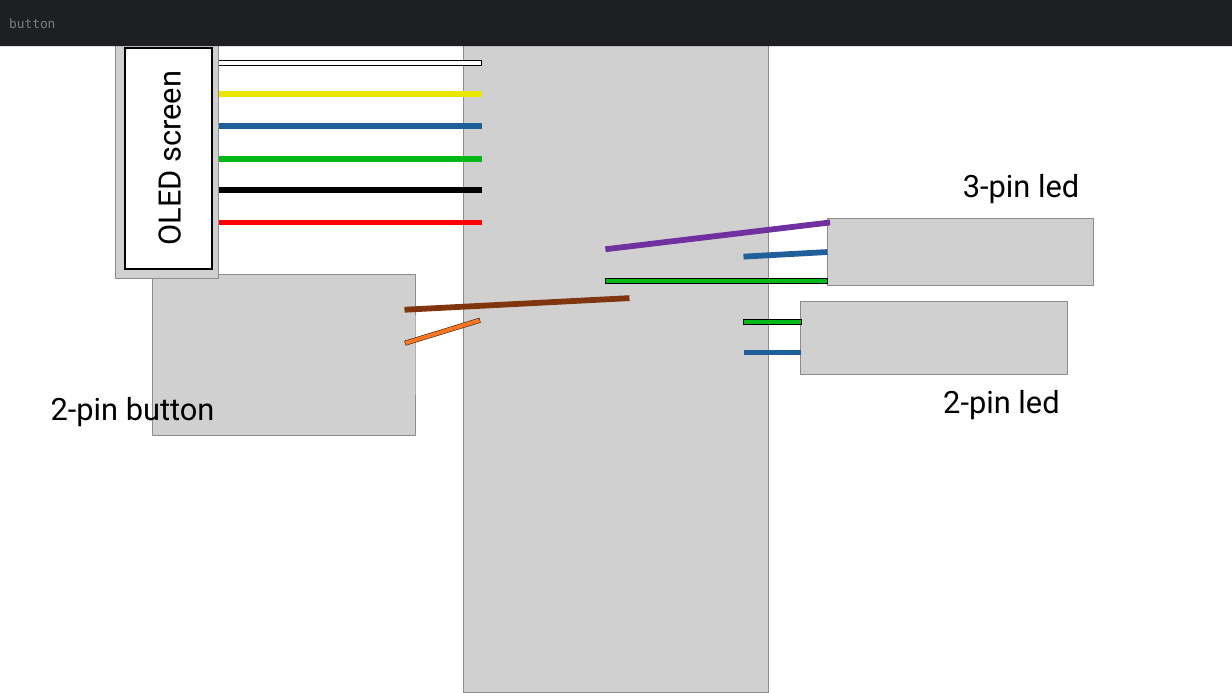
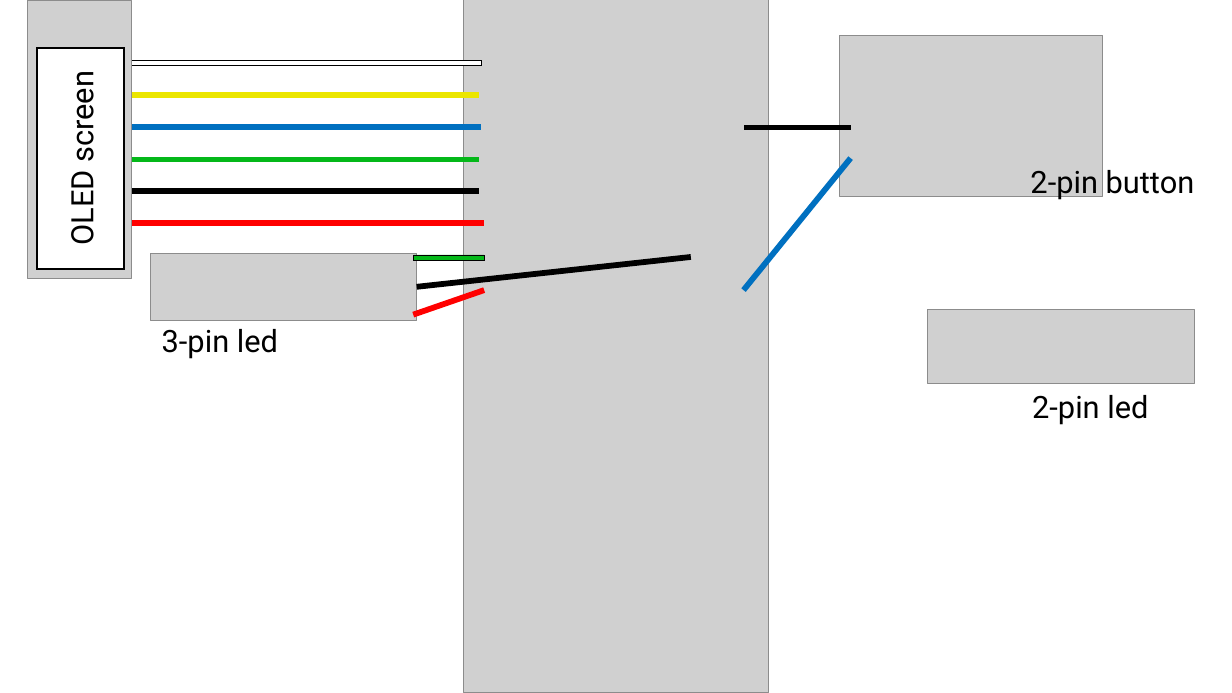
Before and after one commit to irotaicnoc/yahboom_rdk_x3_robot, a slide deck: slide 1 of sunriseRobot/app_SunriseRobot/info/GPIO_pin_connections.pptx. Drawn at 1232x693 pixels with LibreOffice and Linux fonts; fonts in the diff are those of the drawing; grey boxes stand for pictures. Boxes give left, top, right and bottom in pixels: in the first picture for what was removed or moved away, otherwise in the second. Text is boxed around its words. In the diff, an @@ line names an element or a change of style, - is before the commit and + after.

Commit message:
test button and GUI mode

```diff
--- a/sunriseRobot/app_SunriseRobot/info/GPIO_pin_connections.pptx
+++ b/sunriseRobot/app_SunriseRobot/info/GPIO_pin_connections.pptx
@@ rectangle removed at bbox=[0, 0, 1232, 46] @@
-button
@@ picture: place and size @@
-picture at bbox=[115, 0, 219, 279]
+picture at bbox=[27, 0, 131, 279]
@@ rectangle "OLED screen": place and size @@
-rectangle "OLED screen" at bbox=[124, 48, 211, 268]
+rectangle "OLED screen" at bbox=[37, 48, 124, 268]
@@ picture at bbox=[840, 36, 1103, 196]: rotation 270 to 90 degrees @@
@@ rectangle: place and size @@
-rectangle at bbox=[210, 60, 482, 65]
+rectangle at bbox=[115, 60, 482, 65]
@@ line moved from (212, 94) - (482, 94) to (122, 94) - (479, 94) @@
@@ line moved from (210, 127) - (482, 127) to (116, 128) - (481, 128) @@
@@ line (116, 128) - (481, 128): stroke #215F9A 4.5 pt to #0070C0 4.5 pt @@
@@ line added from (851, 128) to (744, 128), #000000 4.5 pt @@
@@ line moved from (217, 159) - (482, 159) to (111, 160) - (479, 160) @@
@@ line added from (851, 158) to (744, 290), #0070C0 4.5 pt @@
@@ text "2-pin button" rewrapped from bbox=[51, 392, 215, 428] to bbox=[1030, 170, 1195, 201] @@
@@ line moved from (210, 190) - (482, 190) to (101, 191) - (479, 191) @@
@@ line moved from (212, 223) - (482, 223) to (106, 224) - (484, 224) @@
@@ picture at bbox=[150, 253, 416, 320]: rotation 90 to 270 degrees @@
@@ rectangle: place and size @@
-rectangle at bbox=[605, 278, 827, 283]
+rectangle at bbox=[413, 255, 484, 261]
@@ rectangle at bbox=[413, 255, 484, 261]: mirrored @@
@@ line moved from (744, 257) - (828, 252) to (691, 257) - (417, 287) @@
@@ line (691, 257) - (417, 287): stroke #215F9A 4.5 pt to #000000 4.5 pt @@
@@ line removed from (405, 310) to (629, 299) @@
@@ line moved from (605, 250) - (830, 223) to (413, 315) - (484, 290) @@
@@ line (413, 315) - (484, 290): stroke #7030A0 4.5 pt to #FF0000 4.5 pt @@
@@ text "3-pin led": place and size @@
-text "3-pin led" at bbox=[963, 174, 1079, 204]
+text "3-pin led" at bbox=[162, 329, 278, 359]
@@ rectangle removed at bbox=[405, 319, 480, 346] @@
@@ rectangle removed at bbox=[744, 320, 801, 324] @@
@@ picture: place and size @@
-picture at bbox=[801, 302, 1067, 375]
+picture at bbox=[928, 310, 1195, 383]
@@ line removed from (744, 352) to (801, 352) @@
@@ text "2-pin led": place and size @@
-text "2-pin led" at bbox=[943, 390, 1059, 420]
+text "2-pin led" at bbox=[1032, 395, 1148, 425]
```
Also in this commit, not shown: 6 other files.
